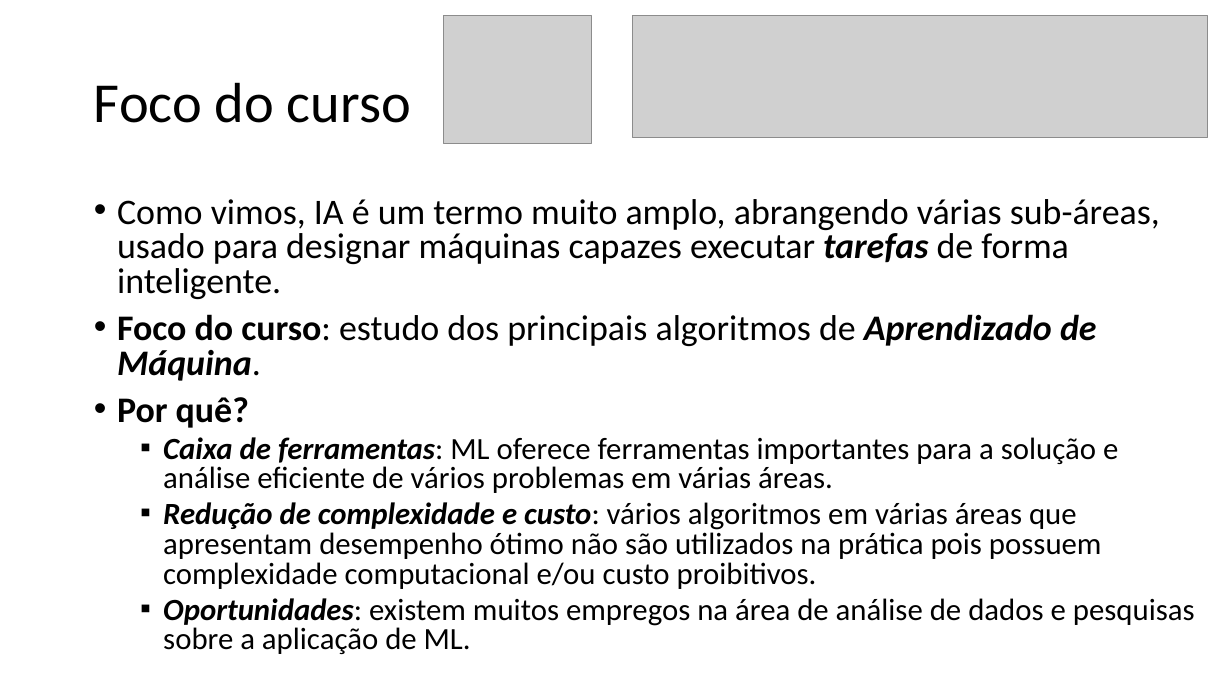
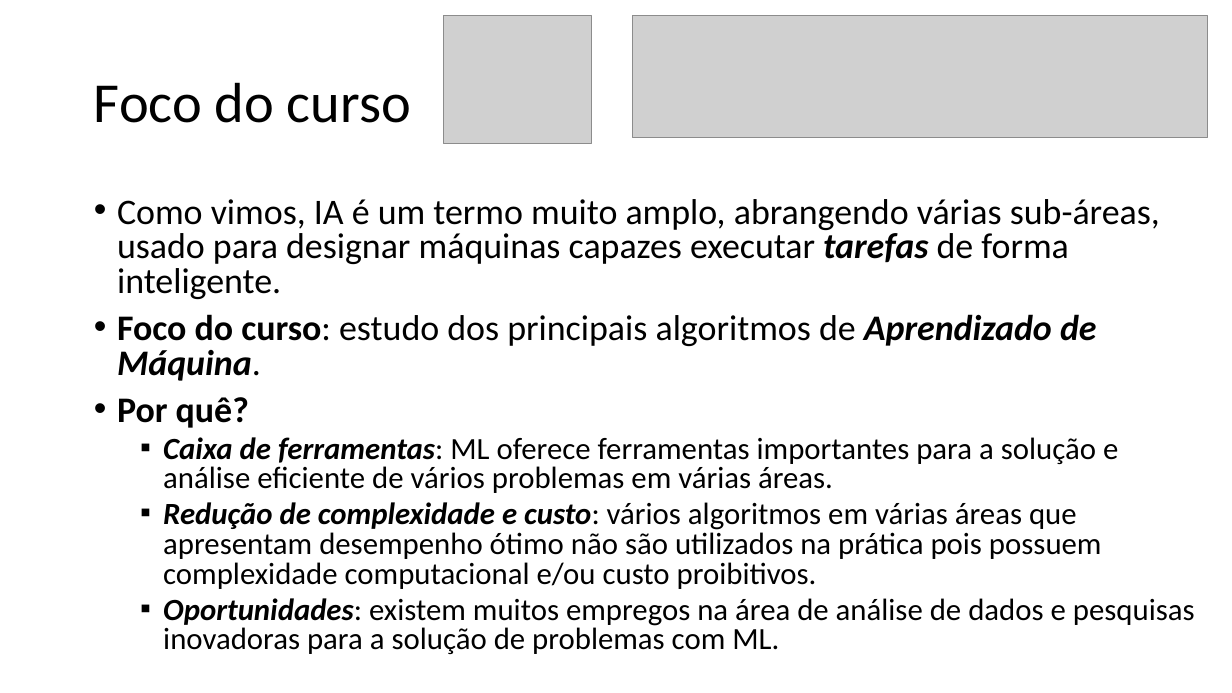
Before and after one commit to zz4fap/t319_aprendizado_de_maquina, a slide deck: slide 10 of slides/T319_Introdução.pptx. Drawn at 1232x693 pixels with LibreOffice and Linux fonts; fonts in the diff are those of the drawing; grey boxes stand for pictures. Boxes give left, top, right and bottom in pixels: in the first picture for what was removed or moved away, otherwise in the second. Text is boxed around its words. In the diff, an @@ line names an element or a change of style, - is before the commit and + after.

```diff
--- a/slides/T319_Introdução.pptx
+++ b/slides/T319_Introdução.pptx
@@ text at (163,598,1195,654): text changed @@
-  ▪ Oportunidades: existem muitos empregos na área de análise de dados e pesquisas sobre a aplicação de ML.
+  ▪ Oportunidades: existem muitos empregos na área de análise de dados e pesquisas inovadoras para a solução de problemas com ML.
```
Also in this commit, not shown: 14 other slides changed, 10 other files.
